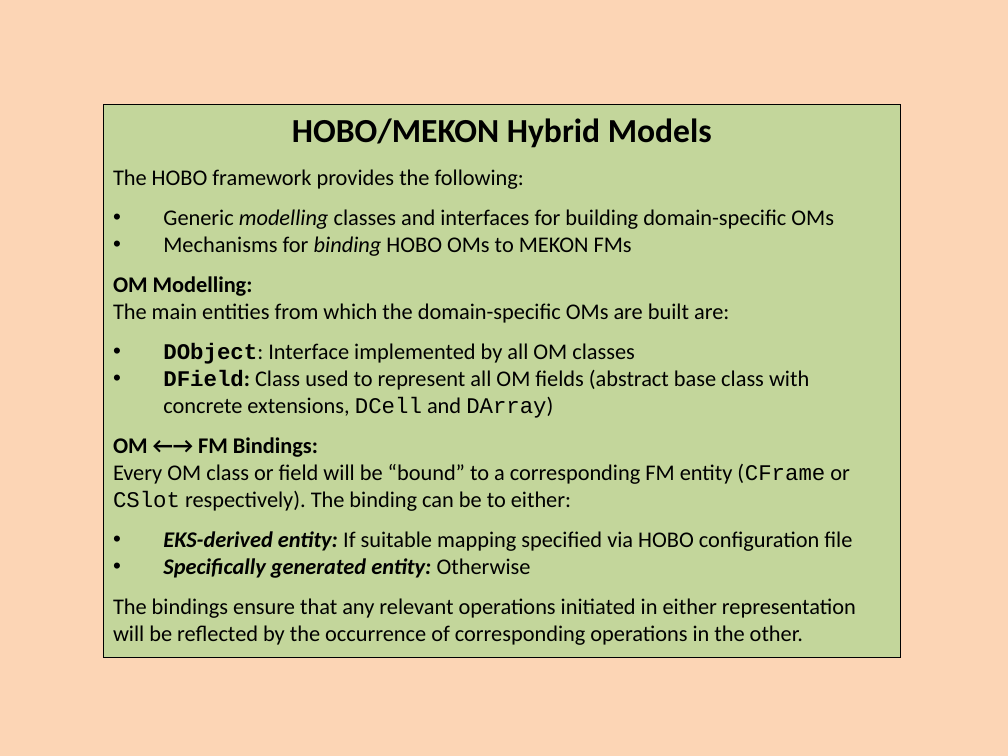
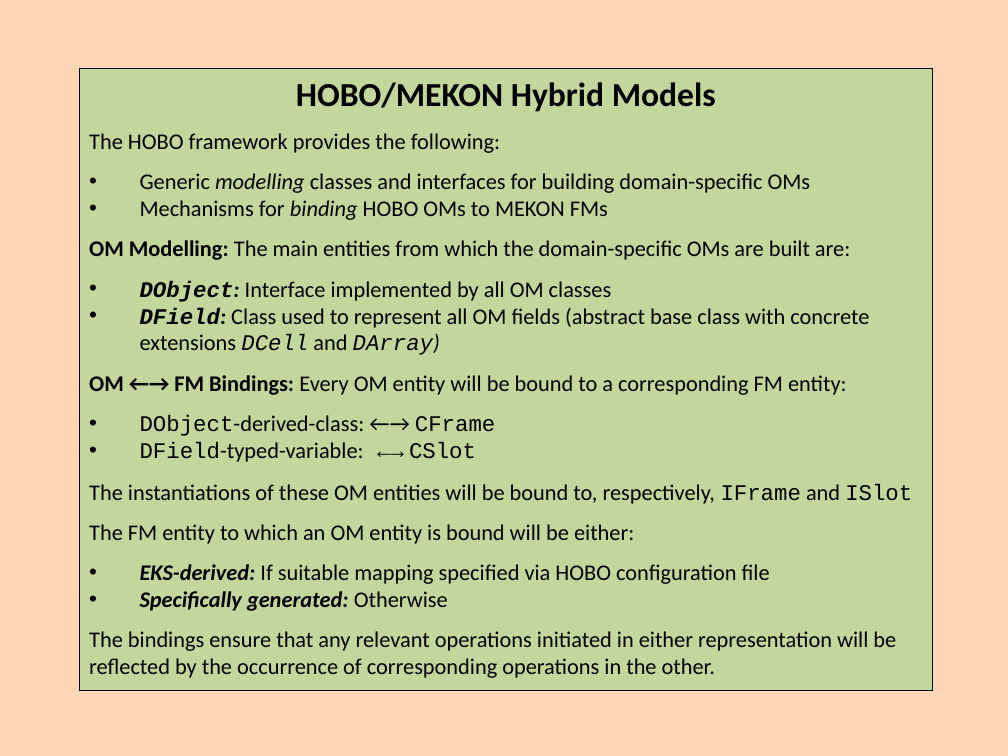
Before and after one commit to colin-puleston/mekon-hobo, a slide deck: slide 24 of docs/MEKON-HOBO Introductory Tutorial.pptx (slide 23 before the commit). Drawn at 1008x756 pixels with LibreOffice and Linux fonts; fonts in the diff are those of the drawing. Boxes give left, top, right and bottom in pixels: in the first picture for what was removed or moved away, otherwise in the second. Text is boxed around its words. In the diff, an @@ line names an element or a change of style, - is before the commit and + after.

```diff
--- a/docs/MEKON-HOBO Introductory Tutorial.pptx
+++ b/docs/MEKON-HOBO Introductory Tutorial.pptx
@@ rectangle "HOBO/MEKON Hybrid Models": place and size @@
-rectangle "HOBO/MEKON Hybrid Models" at (103,104,900,657)
+rectangle "HOBO/MEKON Hybrid Models" at (80,69,933,691)
@@ text in rectangle at (89,240,850,260): text changed @@
-OM Modelling:
-The main entities from which the domain-specific OMs are built are:
+OM Modelling: The main entities from which the domain-specific OMs are built are:
@@ text in rectangle at (140,281,612,302): bold on, italic on in "DObject:" @@
@@ text in rectangle at (89,307,912,611): text changed @@
-• DField: Class used to represent all OM fields (abstract base class with concrete extensions, DCell and DArray)
-OM ←→ FM Bindings:
-Every OM class or field will be “bound” to a corresponding FM entity (CFrame or CSlot respectively). The binding can be to either:
-• EKS-derived entity: If suitable mapping specified via HOBO configuration file
-• Specifically generated entity: Otherwise
+• DField: Class used to represent all OM fields (abstract base class with concrete extensions DCell and DArray)
+OM ←→ FM Bindings: Every OM entity will be bound to a corresponding FM entity:
+• DObject-derived-class: ←→ CFrame
+• DField-typed-variable: ←→ CSlot
+The instantiations of these OM entities will be bound to, respectively, IFrame and ISlot
+The FM entity to which an OM entity is bound will be either:
+• EKS-derived: If suitable mapping specified via HOBO configuration file
+• Specifically generated: Otherwise
```
Also in this commit, not shown: 40 other slides changed, 5 slides added, 4 slides removed.
